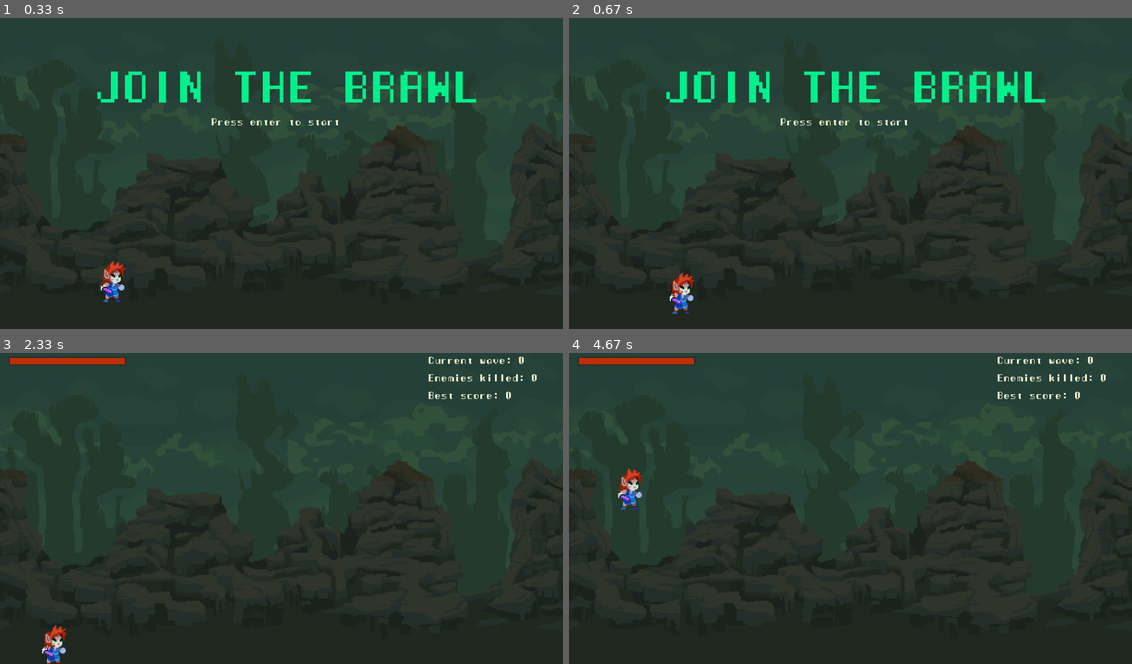
Above: before the commit, frames 1-4 (two rows, left to right).
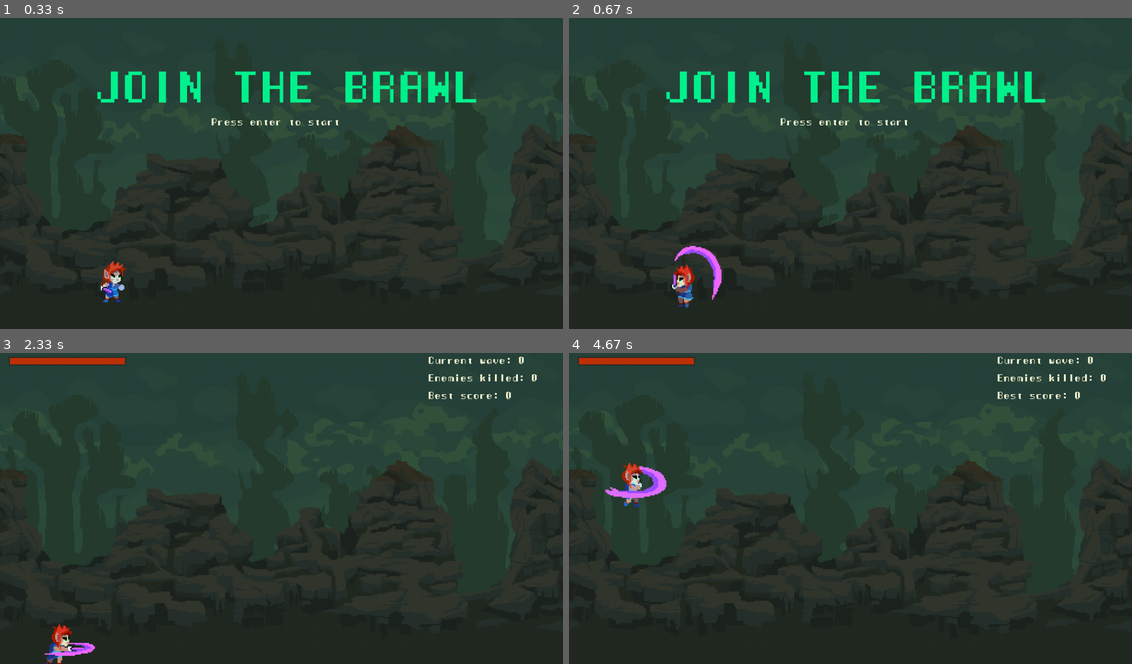
Above: after the commit, the same moments.

Repository: sabrunel/cavern-brawl-pygame
Game: pygame game, started from main.py
The game is run twice, just before and just after one commit, with the same random seed, the same clock (stepped at 60 frames per second) and the same inputs.
Inputs (mouse positions are in pixels of both pictures, inside the frame that each line leads up to):
- Up to frame 1 (0.33 s): no input
- Up to frame 2 (0.67 s): press the mouse at (850, 192) at 0.37 s; move the mouse to (782, 182) at 0.47 s; release the mouse at (715, 173) at 0.6 s
- Up to frame 3 (2.33 s): tap Enter at 0.67 s; tap Space at 1, 1.4, 1.7 s; hold Q 1.33-1.8 s; tap D at 1.83 s; press the mouse at (281, 527) at 2.2 s; move the mouse to (258, 573) at 2.3 s
- Up to frame 4 (4.67 s): release the mouse at (805, 623) at 2.43 s; tap Space at 2.57, 2.87, 3.4, 4.07, 4.37 s; press the mouse at (850, 527) at 3.03 s; move the mouse to (923, 471) at 3.13 s; release the mouse at (991, 418) at 3.27 s; press the mouse at (850, 527) at 3.7 s; move the mouse to (951, 471) at 3.8 s; release the mouse at (1053, 415) at 3.93 s; tap D at 4.15 s; press the mouse at (850, 527) at 4.53 s; move the mouse to (878, 514) at 4.63 s

Frame 1 is identical in both runs. In frame 2, 0.8% of the frame differs, in the area x 17-28%, y 73-96%; in frame 3, 0.6%; in frame 4, 0.8%.

Commit message:
adding particles and effects upon attacking

Diff:
--- a/fighter.py
+++ b/fighter.py
@@ -2,8 +2,6 @@
 from settings import character_animation_frames, fighter_info
 
 
-
-# Fighter class
 class Fighter(pygame.sprite.Sprite):
     def __init__(self, x, y, name, groups):
         super().__init__(groups)
--- /dev/null
+++ b/particles.py
@@ -0,0 +1,48 @@
+import pygame
+from settings import particle_animation_frames
+
+class Particle(pygame.sprite.Sprite):
+    def __init__(self, x, y, name, groups):
+        pygame.sprite.Sprite.__init__(self, groups)
+        self.name = name
+
+        # Animation
+        self.frame_index = 0
+        self.load_graphics()
+        self.animation_cooldown = 60
+
+        # Position
+        self.rect.center = (x,y)
+
+        # Creation time
+        self.update_time = pygame.time.get_ticks()
+
+    def load_graphics(self):
+        self.particle_dict = particle_animation_frames
+        self.animation_dict = {}
+
+        for particle in self.particle_dict.keys():
+            temp_list = []
+            for i in range(1, self.particle_dict[particle] + 1):
+                img = pygame.image.load(f'assets/effects/{particle}/0{i}.png')
+                img = pygame.transform.scale(img, (img.get_width() * 2, img.get_height() * 2))
+                temp_list.append(img)
+            self.animation_dict.update({particle : temp_list})
+
+        self.image = self.animation_dict[self.name][self.frame_index]
+        self.rect = self.image.get_rect()
+
+    def animate(self):
+        self.image = self.animation_dict[self.name][self.frame_index]
+
+        # Move through the animation frames
+        if pygame.time.get_ticks() - self.update_time > self.animation_cooldown:
+            self.update_time = pygame.time.get_ticks()
+            self.frame_index += 1
+
+        # Make sure we don't go beyond the number of frames in the list
+        if self.frame_index >= len(self.animation_dict[self.name]):
+            self.kill()
+
+    def update(self):
+        self.animate()
--- a/player.py
+++ b/player.py
@@ -21,6 +21,9 @@
         self.velocity_y = -20
         self.gravity = 0.9
 
+        # Sounds
+        self.load_sounds()
+
         # Status
         self.jumping = False
         self.attack_choice = 'Attack'
@@ -29,6 +32,10 @@
         self.can_pick_collectible = True
         self.attack_time = 0
         self.hit = False
+
+    def load_sounds(self):
+        self.attack_sound = pygame.mixer.Sound('sounds/Attack.wav')
+        self.ranged_attack_sound = pygame.mixer.Sound('sounds/RangedAttack.wav')
 
     def set_status(self):
         if self.alive and not self.hit:
@@ -75,11 +82,13 @@
         self.attack_time = pygame.time.get_ticks()
         self.attacking_melee = True
         self.frame_index = 0
+        self.attack_sound.play()
 
     def ranged_attack(self):
         self.attack_time = pygame.time.get_ticks()
         self.attacking_range = True
         self.frame_index = 0
+        self.ranged_attack_sound.play()
 
     def jump(self):
         self.jumping = True
--- a/settings.py
+++ b/settings.py
@@ -21,6 +21,11 @@
 projectile_animation_frames = {
     'Dagger' : 1,
     'Orb' : 4,
+}
+
+particle_animation_frames = {
+    'Attack': 5,
+    'RangedAttack': 3,
 }
 
 character_animation_frames =  { # Number of images per animation
--- a/stage.py
+++ b/stage.py
@@ -11,12 +11,13 @@
 from collectible import Collectible
 from projectile import Dagger, Orb
 from combattext import CombatText
-
-
-# Main class
+from particles import Particle
+
+
 class Stage():
+    """ Class that handles player input and contains the game logic """
+
     def __init__(self):
-
         # Stage setup
         self.display_surface = pygame.display.get_surface()
 
@@ -34,7 +35,7 @@
         self.update_time = pygame.time.get_ticks()
 
         # Sprite groups setup
-        self.ui_sprites = pygame.sprite.Group()
+        self.active_sprites = pygame.sprite.Group()
         self.hero_sprite = pygame.sprite.GroupSingle()
         self.attackable_sprites = pygame.sprite.Group()
         self.collectible_sprites = pygame.sprite.Group()
@@ -42,7 +43,6 @@
         self.enemy_projectile_sprites = pygame.sprite.Group()
         self.ranged_enemy_sprites = pygame.sprite.Group()
         self.melee_enemy_sprites = pygame.sprite.Group()
-
         self.create_player_character()
 
         # UI elements
@@ -66,6 +66,7 @@
 
 
     def draw_background(self):
+        """ Handles the parallax effect with background layers """
         for x in range(2):
             scroll_speed = 1
 
@@ -74,14 +75,17 @@
                     scroll_speed += 0.5
 
     def draw_foreground(self):
+        """ Draws the static foreground """
         self.display_surface.blit(self.fg_img, (0,0))
 
 
     def create_player_character(self):
+        """ Generates the player character """
         Player(150, GROUND_Y, 'Hero', [self.hero_sprite])
         self.hero = self.hero_sprite.sprite
 
     def create_wave(self):
+        """ Generates a set of random enemies """
         if pygame.time.get_ticks() - self.update_time > self.wave_cooldown:
             self.update_time = pygame.time.get_ticks()
             self.current_wave += 1
@@ -100,21 +104,24 @@
 
 
     def generate_health(self):
+        """ Creates a health collectible with 20 % probability """
         roll = 5
         if random.randint(1,5) == roll:
             Collectible(random.randint(100,WIDTH - 100), random.randint(230,480), 'Health', self.collectible_sprites)
 
 
     def player_input(self):
-        keys = pygame.key.get_pressed()
+        """ Handles player input (keys and mouse buttons pressed) """
+        key = pygame.key.get_pressed()
+        mouse = pygame.mouse.get_pressed()
 
         if self.status != 'Combat':
 
-            if keys[pygame.K_RETURN]:
+            if key[pygame.K_RETURN]:
                 self.reset_stage()
 
         if self.status != 'Score':
-            if keys[pygame.K_d]:
+            if key[pygame.K_d]:
                 self.hero.direction[0] = 1
                 self.hero.faces_right = True
                 self.hero.run()
@@ -122,7 +129,7 @@
                 if self.scroll < WIDTH and self.hero.hurtbox.right < WIDTH:
                     self.scroll += 1
 
-            elif keys[pygame.K_q]:
+            elif key[pygame.K_q]:
                 self.hero.direction[0] = -1
                 self.hero.faces_right = False
                 self.hero.run()
@@ -133,19 +140,20 @@
             else:
                 self.hero.direction[0] = 0
 
-            if keys[pygame.K_p] and not self.hero.attacking_melee:
+            if mouse[0] and not self.hero.attacking_melee:
                 self.hero.attack_choice = random.choice(['Attack', 'Attack2','Attack3'])
                 self.hero.melee_attack()
 
-            if keys[pygame.K_o] and not self.hero.attacking_range:
+            if mouse[2] and not self.hero.attacking_range:
                 self.hero.ranged_attack()
                 Dagger(self.hero.hurtbox.centerx, self.hero.hurtbox.centery, 'Dagger', self.player_projectile_sprites, self.hero.faces_right)
 
-            if keys[pygame.K_SPACE] and not self.hero.jumping:
+            if key[pygame.K_SPACE] and not self.hero.jumping:
                 self.hero.jump()
 
 
     def player_actions(self):
+        """ Handles player combat logic """
         if self.hero.alive:
 
             # Is hit by an enemy projectile
@@ -173,12 +181,14 @@
 
 
     def enemy_actions(self):
+        """ Handles enemy combat logic """
         for enemy in self.attackable_sprites.sprites():
             if enemy.alive:
                 # Is hit by a player projectile
                 for projectile in self.player_projectile_sprites:
                     if projectile.rect.colliderect(enemy.hurtbox) and not enemy.hit:
                         self.player_hits_enemy(enemy)
+                        Particle(enemy.hurtbox.centerx, enemy.hurtbox.centery, 'RangedAttack', self.active_sprites)
                         self.player_projectile_sprites.remove(projectile)
 
                 # Attacks within melee range
@@ -198,7 +208,7 @@
 
 
     def player_hits_enemy(self, enemy):
-        #  Deal damage
+        """ Handles damages dealt to enemies by the player and associated effects """
         enemy.hit = True
         enemy.hp -= self.hero.damage
 
@@ -207,20 +217,23 @@
             enemy.hp = 0
             enemy.alive = False
             enemy.death()
+            self.generate_health()
+
+            # Update score
             self.killed_enemies += 1
 
-            # Generate health (20% chance)
-            self.generate_health()
-
-        # Run enemy hurt animation
         else:
             enemy.hurt()
 
-            # Create the damage text
-            CombatText(enemy.rect.centerx, enemy.rect.y, [self.ui_sprites], self.text, str(self.hero.damage), HEALTH_RED)
+            if self.hero.attacking_range:
+                Particle(enemy.hurtbox.centerx, enemy.hurtbox.centery, 'RangedAttack', self.active_sprites)
+            elif self.hero.attacking_melee:
+                Particle(enemy.hurtbox.centerx, enemy.hurtbox.centery, 'Attack', self.active_sprites)
+
+            CombatText(enemy.rect.centerx, enemy.rect.y, self.active_sprites, self.text, str(self.hero.damage), HEALTH_RED)
 
     def enemy_hits_player(self,enemy):
-        # Deal damage to player
+        """ Handles damages dealt to the player by enemies and associated effects """
         self.hero.hit = True
         self.hero.hp -= enemy.damage
 
@@ -233,14 +246,13 @@
             self.status = 'Score'
             self.update_max_score()
 
-        # Run player hurt animation
         else:
             self.hero.hurt()
-
-            # Create the damage text
-            CombatText(self.hero.rect.centerx, self.hero.rect.y, [self.ui_sprites], self.text, str(enemy.damage), HEALTH_RED)
+            Particle(self.hero.hurtbox.centerx, self.hero.hurtbox.centery, 'Attack', self.active_sprites)
+            CombatText(self.hero.rect.centerx, self.hero.rect.y, self.active_sprites, self.text, str(enemy.damage), HEALTH_RED)
 
     def player_picks_collectible(self, collectible):
+        """ Handles player collisions with collectibles """
         # Health check (to use collectible)
         if self.hero.max_hp - self.hero.hp > HEAL_EFFECT:
             heal_amount = HEAL_EFFECT
@@ -251,10 +263,10 @@
         self.hero.hp += heal_amount
         self.collectible_sprites.remove(collectible)
 
-        # Create the healing text
-        CombatText(self.hero.rect.centerx, self.hero.rect.y, [self.ui_sprites], self.text, str(heal_amount), HEALTH_GREEN)
+        CombatText(self.hero.rect.centerx, self.hero.rect.y, self.active_sprites, self.text, str(heal_amount), HEALTH_GREEN)
 
     def clean_projectiles(self):
+        """ Clears all projectiles upon reaching the edge of the screen """
         # Player projectiles
         for projectile in self.player_projectile_sprites:
             if projectile.rect.x > WIDTH or projectile.rect.x < 0:
@@ -266,16 +278,17 @@
                 self.enemy_projectile_sprites.remove(projectile)
 
     def cooldowns(self):
-        # Player attack cooldown
+        """ Handles cooldowns on various actions """
+        # Player attack
         if pygame.time.get_ticks() - self.hero.attack_time >= self.hero_attack_cooldown:
             self.hero.attacking_melee = False
             self.hero.attacking_range = False
 
-        # Collectible cooldown
+        # Collectible pick up
         if pygame.time.get_ticks() - self.pickup_collectible_time >= self.pickup_collectible_cooldown:
             self.hero.can_pick_collectible = True
 
-        # Enemy attack cooldown
+        # Enemy attack
         for enemy in self.attackable_sprites.sprites():
             if pygame.time.get_ticks() - enemy.attack_time >= self.enemy_attack_cooldown:
                 enemy.attacking = False
@@ -283,21 +296,24 @@
 
 
     def update_max_score(self):
+        """ Updates the score board when the player reaches a higher score """
         if self.killed_enemies >= self.best_score:
             self.best_score = self.killed_enemies
 
     def stage_status(self):
-            if self.status != 'Combat':
-                draw_text(self.display_surface,'Press enter to start', self.text, TEXT_COLOR, 360, 180)
-
-                if self.status == 'Idle':
-                   draw_text(self.display_surface,'JOIN THE BRAWL', self.title, HEALTH_GREEN, 160, 100)
-
-                if self.status == 'Score':
-                    draw_text(self.display_surface,'YOU DIED', self.title, HEALTH_RED, 300, 100)
-                    draw_text(self.display_surface, f'Score: {self.killed_enemies}', self.text, TEXT_COLOR, 420, 50)
+        """ Updates the score board when the player reaches a higher score """
+        if self.status != 'Combat':
+            draw_text(self.display_surface,'Press enter to start', self.text, TEXT_COLOR, 360, 180)
+
+            if self.status == 'Idle':
+                draw_text(self.display_surface,'JOIN THE BRAWL', self.title, HEALTH_GREEN, 160, 100)
+
+            if self.status == 'Score':
+                draw_text(self.display_surface,'YOU DIED', self.title, HEALTH_RED, 300, 100)
+                draw_text(self.display_surface, f'Score: {self.killed_enemies}', self.text, TEXT_COLOR, 420, 50)
 
     def reset_stage(self):
+        """ Clears the stage and resets it """
         # Reset stage state
         self.status = 'Combat'
         self.current_wave = 0
@@ -315,6 +331,7 @@
 
 
     def update(self):
+        """ Updates the game """
         self.player_actions()
 
         if self.status == 'Combat':
@@ -328,11 +345,12 @@
         self.collectible_sprites.update()
         self.player_projectile_sprites.update()
         self.enemy_projectile_sprites.update()
-        self.ui_sprites.update()
+        self.active_sprites.update()
         self.stage_status()
 
 
     def draw(self):
+        """ Draws the elements of the game by order of appearance """
         # Draw UI elements
         if self.status == 'Combat':
             draw_text(self.display_surface, f'Current wave: {self.current_wave}', self.text, TEXT_COLOR, 730, 15)
@@ -354,8 +372,8 @@
         self.player_projectile_sprites.draw(self.display_surface)
         self.enemy_projectile_sprites.draw(self.display_surface)
 
-        # Draw other active sprites
-        self.ui_sprites.draw(self.display_surface)
+        # Draw other active sprites (combat text, particles)
+        self.active_sprites.draw(self.display_surface)
 
         # Draw collisionboxes
         # pygame.draw.rect(self.display_surface, "green", self.hero.hurtbox, 2)
@@ -366,6 +384,7 @@
 
 
     def run(self):
+        """ Runs the combat """
         self.player_input()
         self.draw_background()
         self.draw_foreground()
Not shown, changed: README.md
Binary file added: assets/effects/Attack/01.png
Binary file added: assets/effects/Attack/02.png
Binary file added: assets/effects/Attack/03.png
Binary file added: assets/effects/Attack/04.png
Binary file added: assets/effects/Attack/05.png
Binary file added: assets/effects/RangedAttack/01.png
Binary file added: assets/effects/RangedAttack/02.png
Binary file added: assets/effects/RangedAttack/03.png
Binary file changed: assets/game_preview.png
Not shown, added: sounds/Attack.wav
Not shown, added: sounds/RangedAttack.wav
